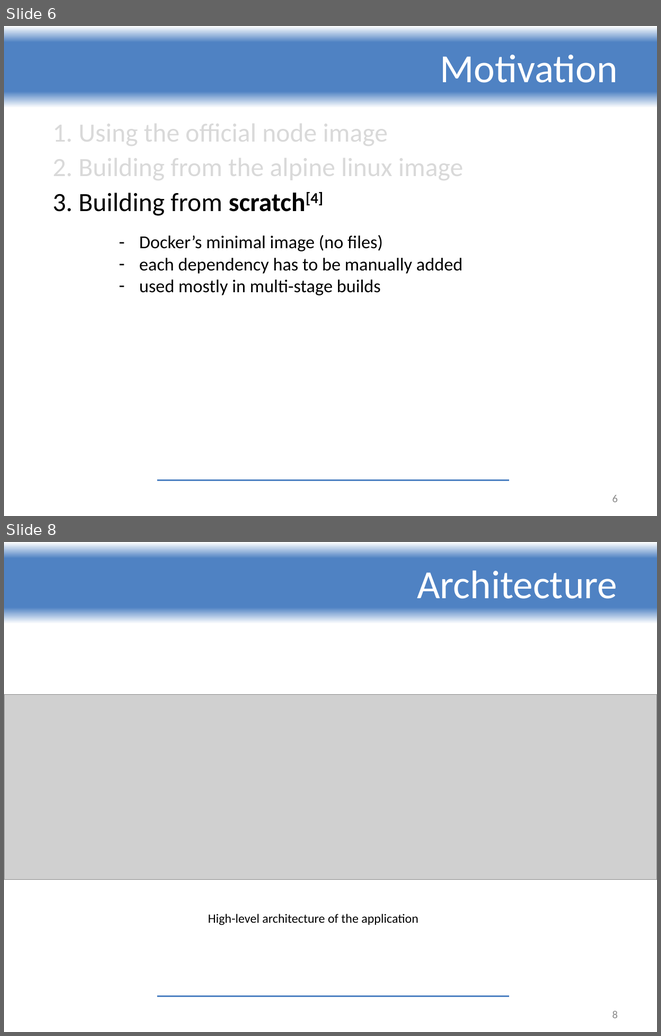
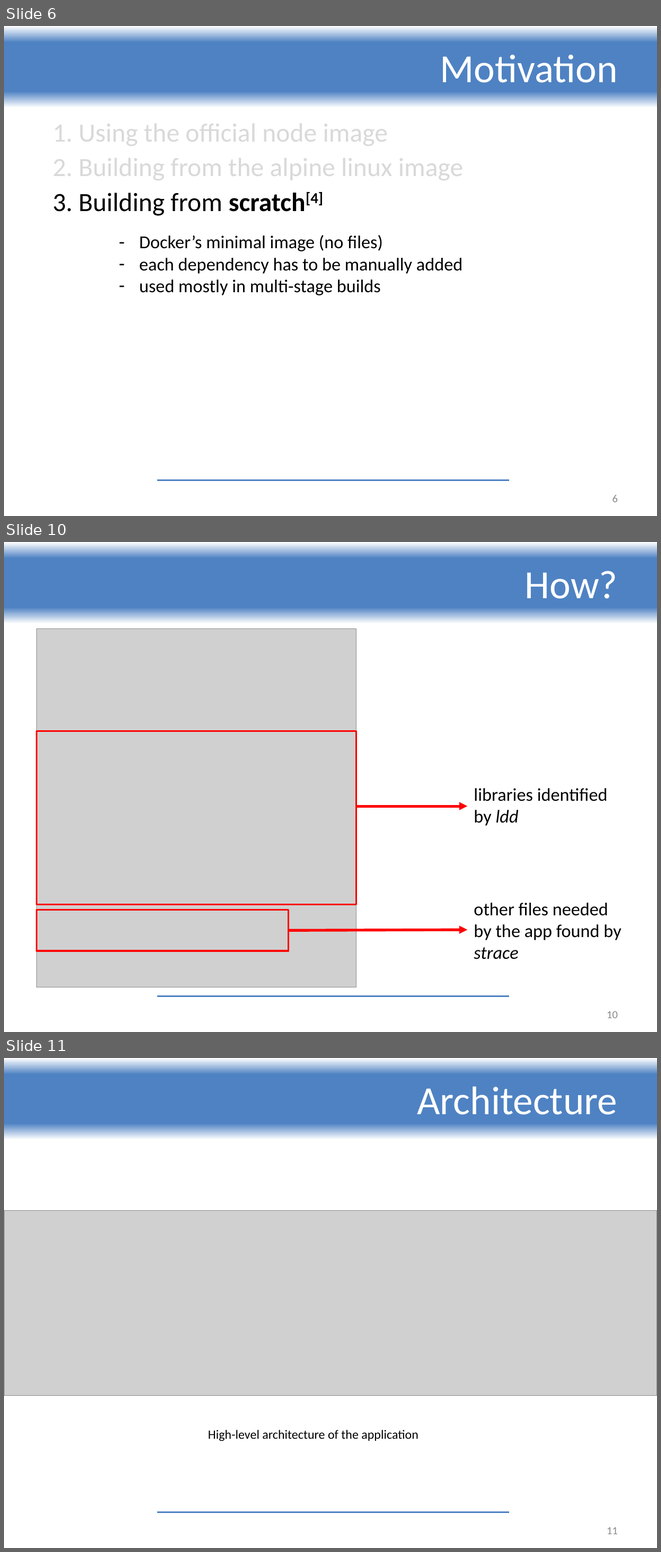
Before and after one commit to ReGeLePuMa/diploma, a slide deck: report1/Report1 2024-2025 - PETREA Andrei - Minimizarea unui Dockerfile.pptx. Shown one above the other, each under a label of ours: slides 6 and 8 before the commit, slides 6, 10 and 11 after it; the slides between them are not shown. The pictures are 661x1036 and 661x1552 pixels, drawn with LibreOffice and Linux fonts; fonts in the diff are those of the drawing; grey boxes stand for pictures; background and template pictures are left out. Boxes give left, top, right and bottom in pixels: in the first picture for what was removed or moved away, otherwise in the second. Text is boxed around its words. In the diff, an @@ line names an element or a change of style, - is before the commit and + after.

```diff
--- a/report1/Report1 2024-2025 - PETREA Andrei - Minimizarea unui Dockerfile.pptx
+++ b/report1/Report1 2024-2025 - PETREA Andrei - Minimizarea unui Dockerfile.pptx
@@ slide 10 added at [4,542,657,1032], background #FFFFFF; not listed: 2 template elements that a slide beside it also shows @@
@@ title added at [525,571,618,599], 44 pt, text #FFFFFF @@
+How?
@@ picture added at [37,629,356,987] @@
@@ rectangle added at [37,731,356,904], outline #FF0000 2 pt @@
@@ text added at [474,788,608,826], 20 pt, text #000000 @@
+libraries identified by ldd
@@ arrow added from (356, 806) to (468, 806), #FF0000 3 pt @@
@@ text added at [474,902,621,959], 20 pt, text #000000 @@
+other files needed by the app found by strace
@@ rectangle added at [37,910,288,951], outline #FF0000 2 pt @@
@@ arrow added from (288, 930) to (468, 929), #FF0000 3 pt @@
@@ page number added at [607,1011,618,1018], 12 pt, text #898989 @@
+10
@@ what was slide 8 is now slide 11 @@
@@ page number at [607,1527,618,1534]: text changed @@
-8
+11
```
Also in this commit, not shown: 1 slide changed, 2 other slides added.
